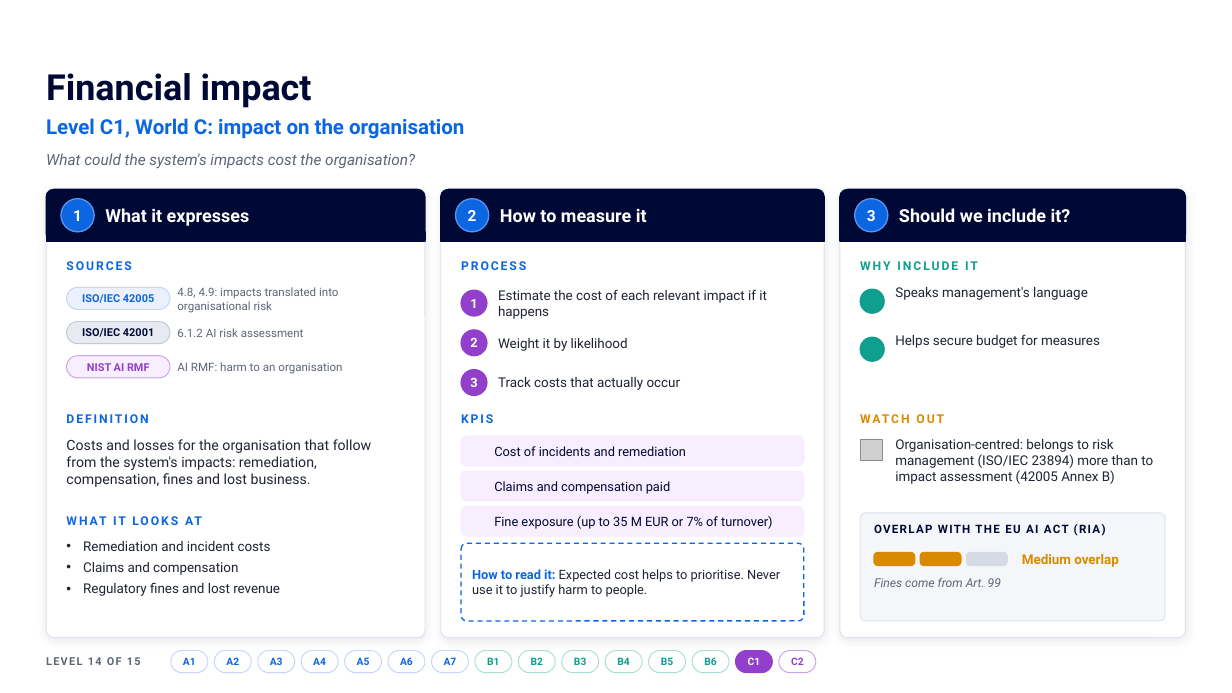
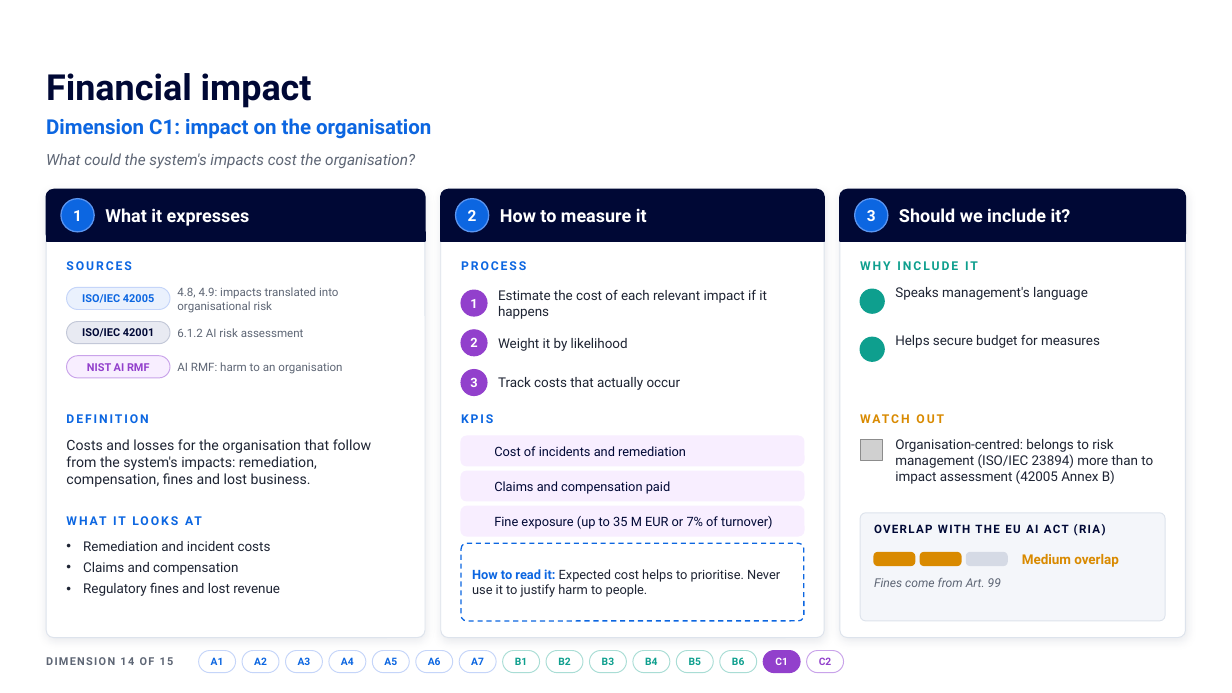
Before and after one commit to Jorge2k1/DTeTect, a slide deck: slide 17 of temp/FRAMEWORK IMPACT ASSESSMENT.pptx. Drawn at 1232x693 pixels with LibreOffice and Linux fonts; fonts in the diff are those of the drawing; grey boxes stand for pictures; background and template pictures are left out. Boxes give left, top, right and bottom in pixels: in the first picture for what was removed or moved away, otherwise in the second. Text is boxed around its words. In the diff, an @@ line names an element or a change of style, - is before the commit and + after.

```diff
--- a/temp/FRAMEWORK IMPACT ASSESSMENT.pptx
+++ b/temp/FRAMEWORK IMPACT ASSESSMENT.pptx
@@ text at (x1=46, y1=118, x2=431, y2=139): text changed @@
-Level C1, World C: impact on the organisation
+Dimension C1: impact on the organisation
@@ text at (x1=46, y1=657, x2=174, y2=665): text changed @@
-LEVEL 14 OF 15
+DIMENSION 14 OF 15
@@ 3 texts, 3 rounded rectangles moved together from (x1=345, y1=651, x2=773, y2=673) to (x1=372, y1=651, x2=800, y2=673) @@
@@ 12 texts, 12 rounded rectangles moved together from (x1=171, y1=651, x2=816, y2=673) to (x1=199, y1=651, x2=844, y2=673) @@
```
Also in this commit, not shown: 17 other slides changed.
